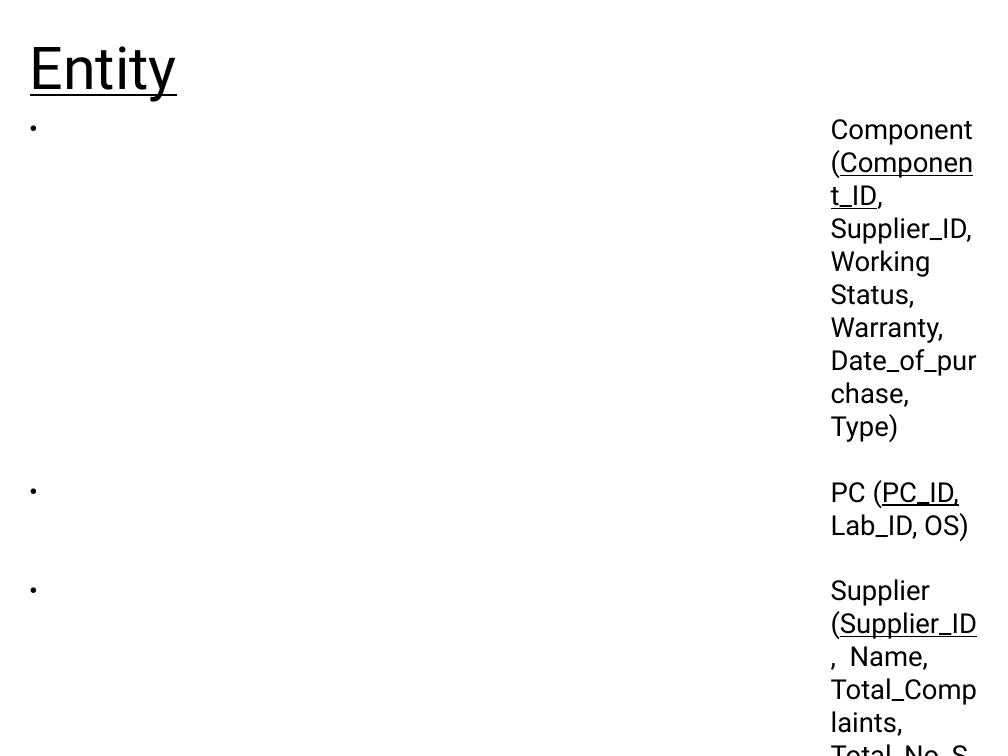
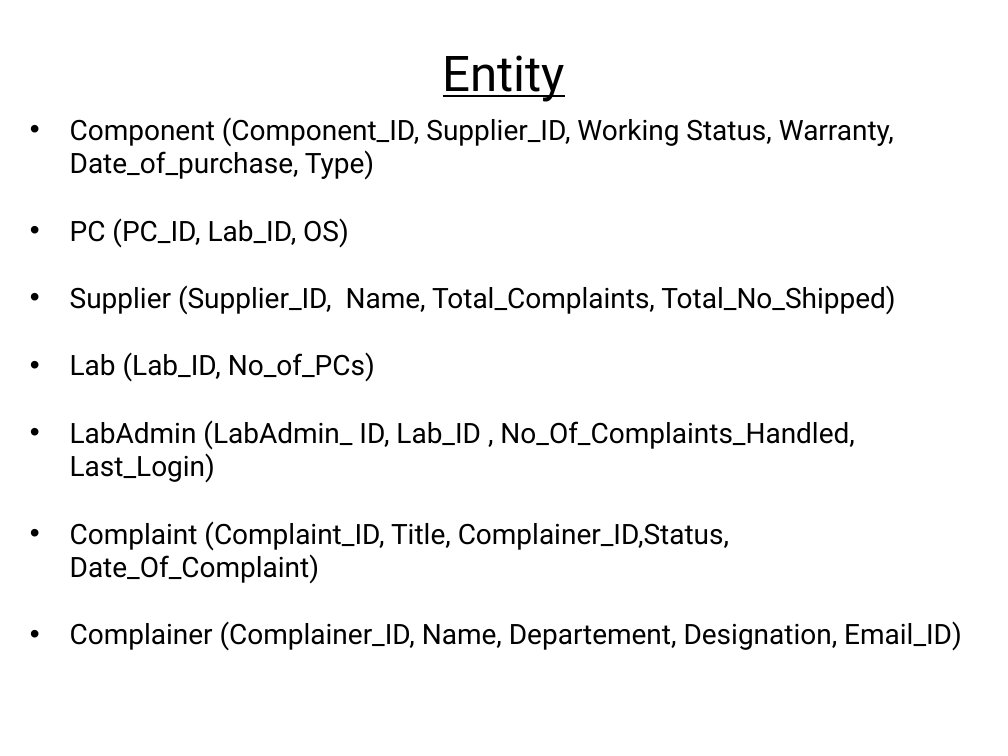
Before and after one commit to SanketSKasar/VJTI-DBA-Project, a slide deck: slide 7 of ProjectDetails/Presentation.pptx. Drawn at 1008x756 pixels with LibreOffice and Linux fonts; fonts in the diff are those of the drawing. Boxes give left, top, right and bottom in pixels: in the first picture for what was removed or moved away, otherwise in the second. Text is boxed around its words. In the diff, an @@ line names an element or a change of style, - is before the commit and + after.

```diff
--- a/ProjectDetails/Presentation.pptx
+++ b/ProjectDetails/Presentation.pptx
@@ title "Entity" at box(443, 55, 566, 102): size 60 to 50 pt; alignment left to centre @@
@@ text at box(70, 118, 895, 584): size 27.9 to 28.5 pt in "Component (Component_ID, Supplier_ID, Working Status, Warran ...", "PC (PC_ID, Lab_ID, OS)", "Supplier (Supplier_ID, Name, Total_Complaints, Total_No_Ship ...", "Lab (Lab_ID, No_of_PCs)" and 2 more places; underline off in "(Component_ID,", "(PC_ID,", "(Supplier_ID,", "(Lab_ID," and 2 more places; indent changed @@
@@ text at box(70, 621, 962, 651): paragraph added @@
+• Complainer (Complainer_ID, Name, Departement, Designation, Email_ID)
```
Also in this commit, not shown: 12 other slides changed, 1 slide added, 1 other file.
